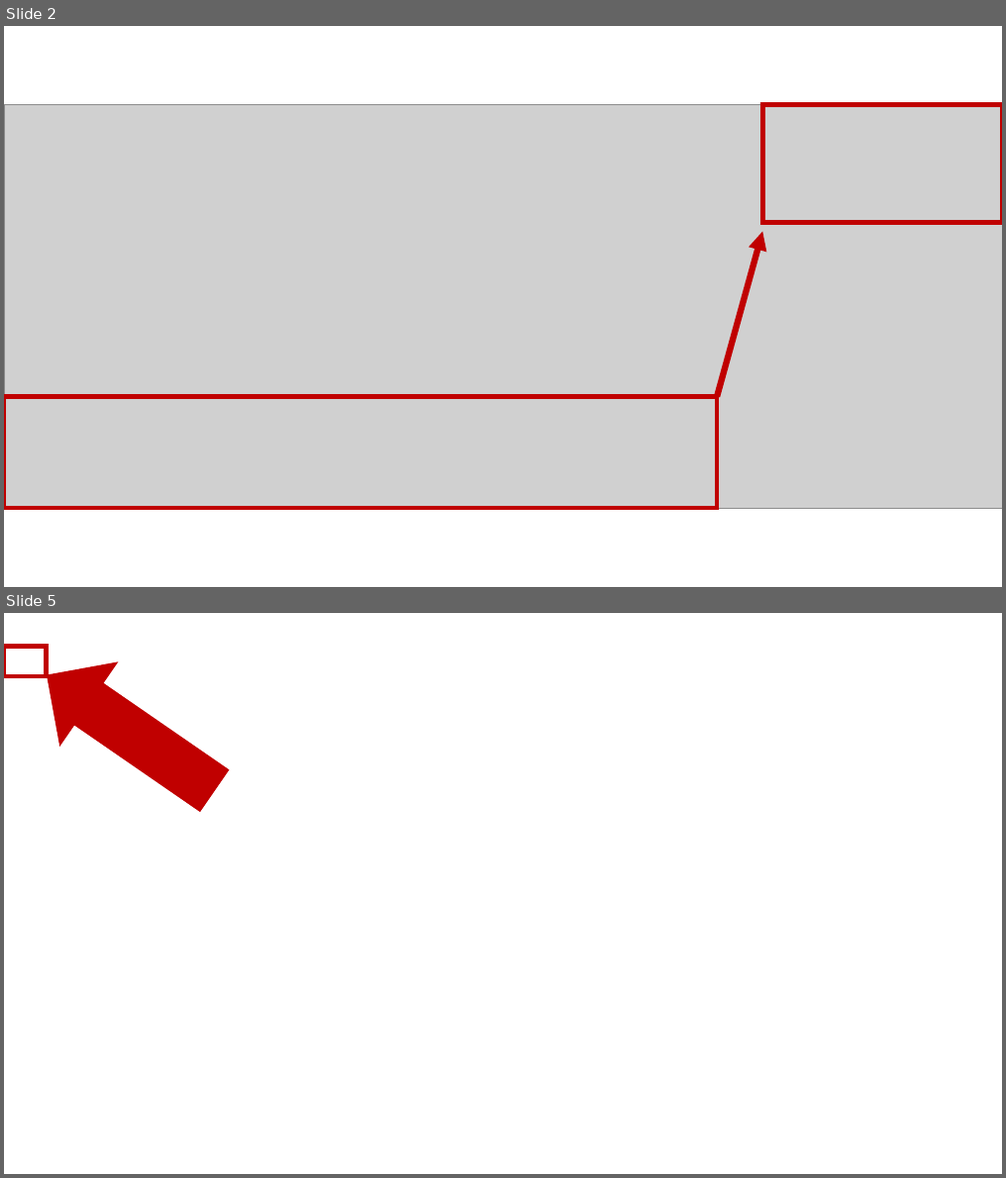
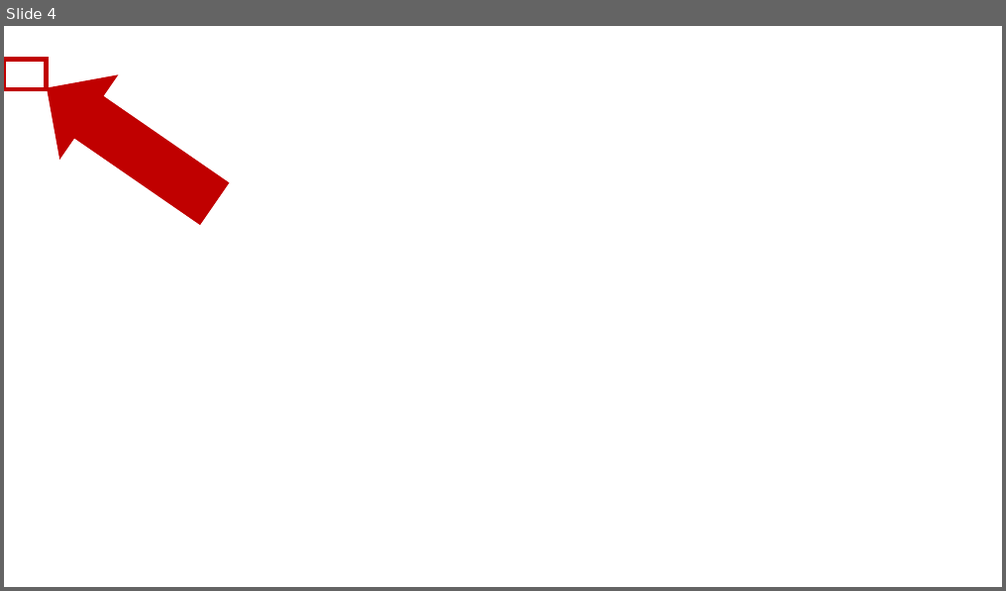
Before and after one commit to brad-cannell/r4epi, a slide deck: img/02_part_coding_tools_and_best_practices/03_r_markdown/r_markdown.pptx. Shown one above the other, each under a label of ours: slides 2 and 5 before the commit, slide 4 after it; the slides between them are not shown. The pictures are 1006x1178 and 1006x591 pixels, drawn with LibreOffice and Linux fonts; fonts in the diff are those of the drawing; grey boxes stand for pictures; background and template pictures are left out. Boxes give left, top, right and bottom in pixels: in the first picture for what was removed or moved away, otherwise in the second. Text is boxed around its words. In the diff, an @@ line names an element or a change of style, - is before the commit and + after.

```diff
--- a/img/02_part_coding_tools_and_best_practices/03_r_markdown/r_markdown.pptx
+++ b/img/02_part_coding_tools_and_best_practices/03_r_markdown/r_markdown.pptx
@@ slide 2 removed at (4, 26, 1002, 587), background #FFFFFF @@
@@ picture removed at (4, 105, 1002, 509) @@
@@ rectangle removed at (763, 105, 1002, 223) @@
@@ arrow removed from (718, 396) to (763, 232) @@
@@ rectangle removed at (4, 396, 718, 508) @@
@@ what was slide 5 is now slide 4 @@
```
Also in this commit, not shown: 8 slides added, 5 other slides removed, 43 other files.
